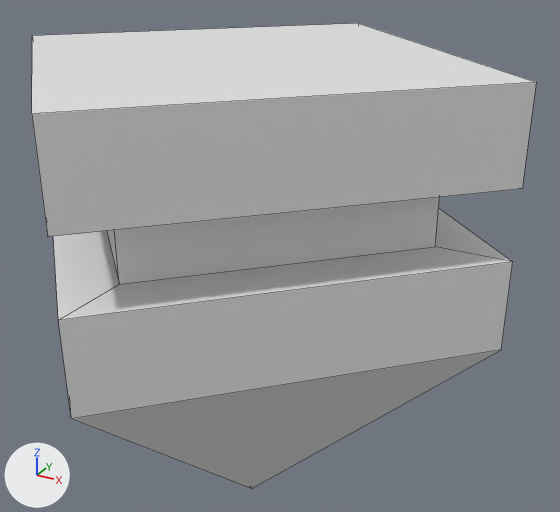
The FBX model Assets/Assets/Models/Jeremi/Shape_Small_01.fbx, before and after one commit.
Camera for both pictures: a 50 mm camera at (0.973, -1.59, 0.643) aimed at (0.053, 0.082, -0.193). The lights are fixed; the arrows at lower left show +X, +Y and +Z. Mesh edges are drawn as thin lines. Where no turn or scale is listed for an object, it has been applied to the vertices.

The scene before the commit, as lines of its bpy script (objects in view):
```python
me_cylinder_001 = bpy.data.meshes.new('Cylinder.001')
me_cylinder_001.from_pydata(...)  # 25 vertices, 25 faces; spans x -0.673..0.673, y -0.673..0.673, z -0.937..0.342
ob_shape_small_01 = bpy.data.objects.new('Shape_Small_01', me_cylinder_001)
ob_shape_small_01.location = (0.0, 0.0, 0.0)
```
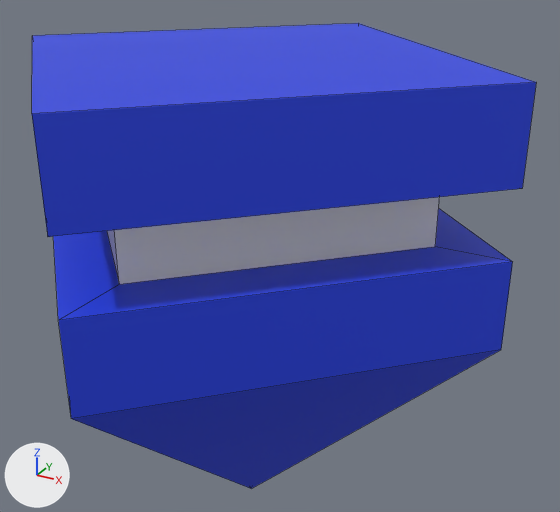
What changed in the scene script:
```text
Add mat_material_light:
    mat_material_light = principled_material('Material_Light')
    mat_material_light.base_color = (0.8, 0.8, 0.8)  # white #e7e7e7
Add mat_material_blue:
    mat_material_blue = principled_material('Material_Blue')
    mat_material_blue.base_color = (0.0163, 0.0532, 0.8)  # blue #2241e7
Change me_cylinder_001:
    where me_cylinder_001.from_pydata(...)  # 25 vertices, 25 faces; spans x -0.673..0.673, y -0.673..0.673, z -0.937..0.342
    used by ob_shape_small_01; location = (0.0, 0.0, 0.0)
    me_cylinder_001 part 1: 5 of the faces centred in x -0.337..0.0, y -0.337..0.0, z -0.154..0.342 switch from no material to mat_material_blue (blue #2241e7)
    me_cylinder_001 part 2: 4 of the faces centred in x -0.224..0.224, y -0.224..0.224, z -0.488 switch from no material to mat_material_blue (blue #2241e7)
    me_cylinder_001 part 3: 4 of the faces centred in x 0.293..0.337, y -0.337..-0.293, z -0.154..0.232 switch from no material to mat_material_blue (blue #2241e7)
    me_cylinder_001 part 4: 4 of the faces centred in x 0.293..0.337, y 0.293..0.337, z -0.154..0.232 switch from no material to mat_material_blue (blue #2241e7)
    add me_cylinder_001.materials.append(mat_material_light)  # white #e7e7e7
```

What differs and where, as boxes [x1, y1, x2, y2] in the pictures (560 x 512 px):
part 1 of me_cylinder_001, recoloured (white to blue): [32, 23, 534, 320] in both
part 2 of me_cylinder_001, recoloured (white to blue): [73, 350, 500, 489] in both
part 3 of me_cylinder_001, recoloured (white to blue): [32, 82, 536, 419] in both
part 4 of me_cylinder_001, recoloured (white to blue): [435, 209, 513, 262] in both
